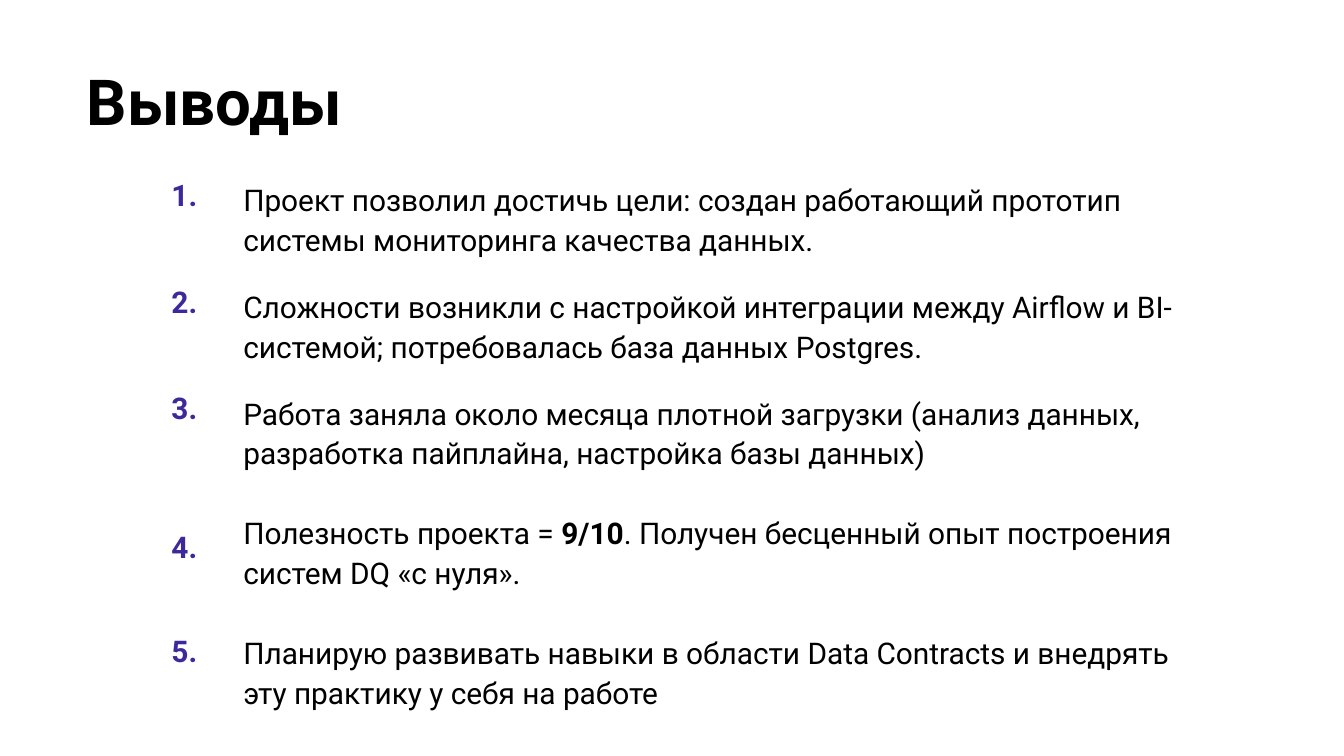
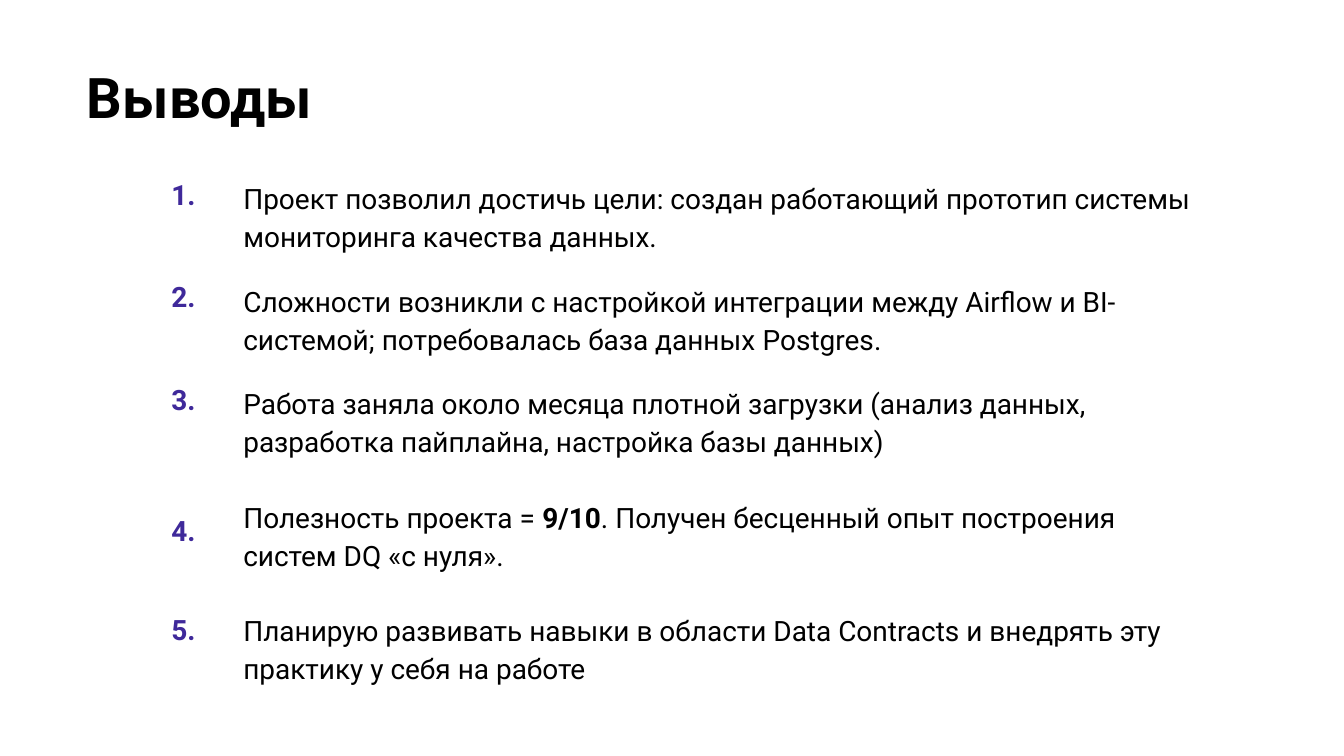
Before and after one commit to Vesta080283/customer-360-dq-project, a slide deck: slide 13 of presentation/Проект сквозного аудита качества данных в домене Customer 360.pptx (slide 10 before the commit). Drawn at 1344x756 pixels with LibreOffice and Linux fonts; fonts in the diff are those of the drawing; background and template pictures are left out. Boxes give left, top, right and bottom in pixels: in the first picture for what was removed or moved away, otherwise in the second. Text is boxed around its words. In the diff, an @@ line names an element or a change of style, - is before the commit and + after.

```diff
--- a/presentation/Проект сквозного аудита качества данных в домене Customer 360.pptx
+++ b/presentation/Проект сквозного аудита качества данных в домене Customer 360.pptx
@@ title "Выводы" at [87, 78, 312, 127]: size 34 to 30 pt @@
@@ table at [142, 165, 1207, 756] @@
@@ size 16 to 15 pt @@
```
Also in this commit, not shown: 5 other slides changed, 3 slides added, 1 slide removed, 3 other files.
